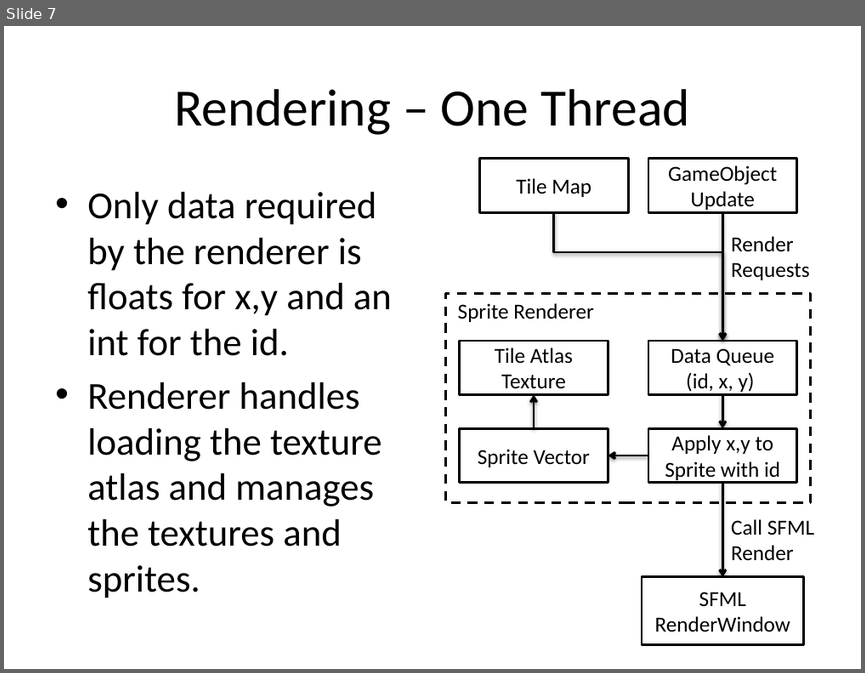
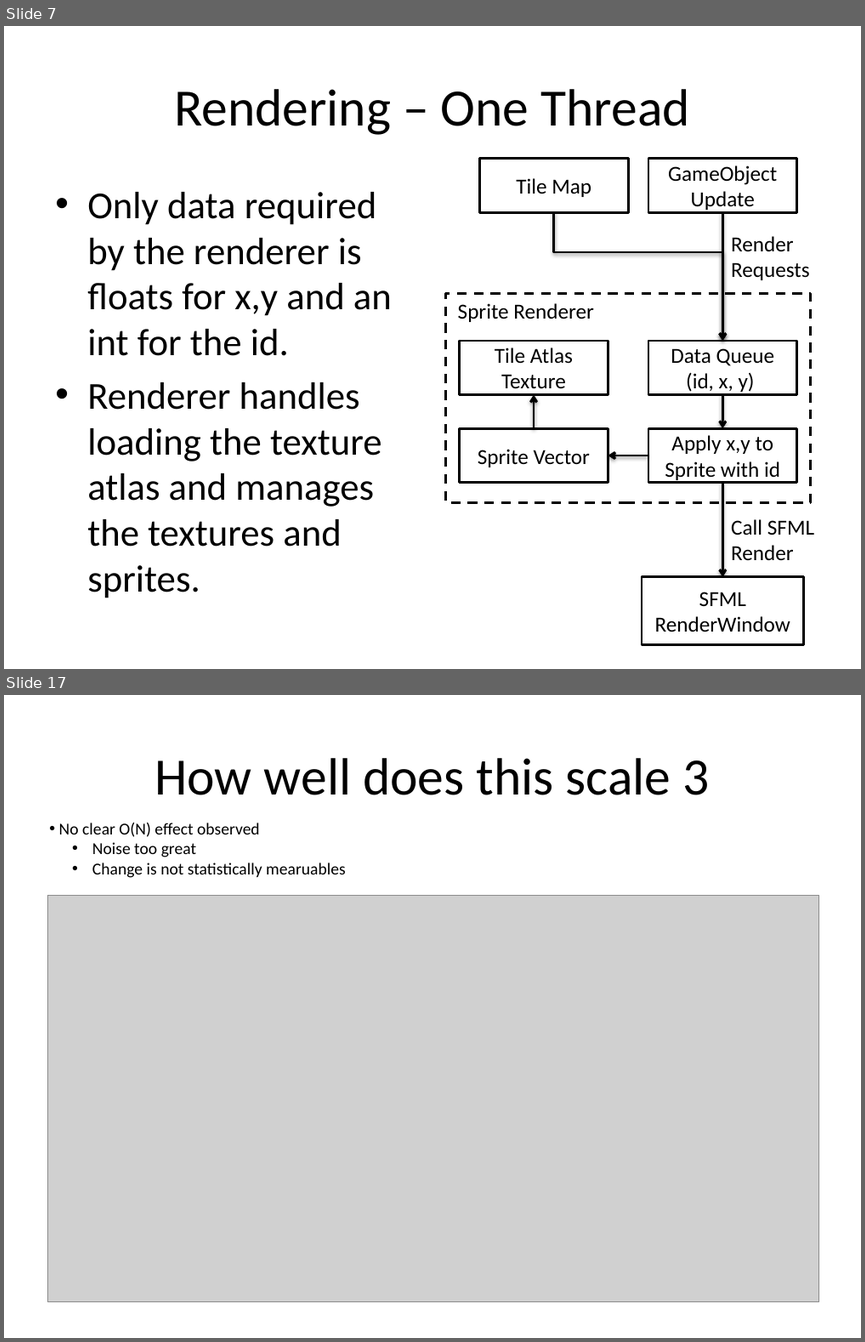
Before and after one commit to jammy2232/CMP202, a slide deck: documentation/CMP202 – Data and Algorithms 2.pptx. Shown one above the other, each under a label of ours: slide 7 before the commit, slides 7 and 17 after it; the slides between them are not shown. The pictures are 865x673 and 865x1342 pixels, drawn with LibreOffice and Linux fonts; fonts in the diff are those of the drawing; grey boxes stand for pictures. Boxes give left, top, right and bottom in pixels: in the first picture for what was removed or moved away, otherwise in the second. Text is boxed around its words. In the diff, an @@ line names an element or a change of style, - is before the commit and + after.

```diff
--- a/documentation/CMP202 – Data and Algorithms 2.pptx
+++ b/documentation/CMP202 – Data and Algorithms 2.pptx
@@ slide 17 added at bbox=[4, 695, 861, 1338], background #FFFFFF @@
@@ title added at bbox=[154, 758, 709, 795], 44 pt, text #000000 @@
+How well does this scale 3
@@ text added at bbox=[59, 823, 346, 878], 14 pt, text #000000 @@
+• No clear O(N) effect observed
+  • Noise too great
+  • Change is not statistically mearuables
@@ picture added at bbox=[47, 895, 819, 1301] @@
```
Also in this commit, not shown: 5 slides changed, 6 other slides added, 20 other files.
